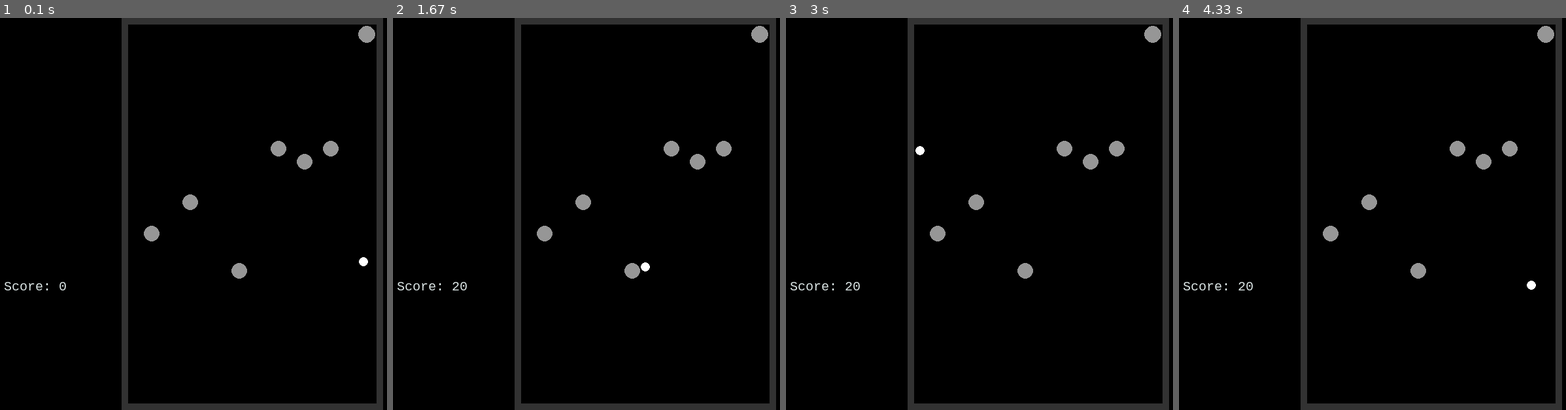
Above: before the commit, frames 1-4 (left to right).
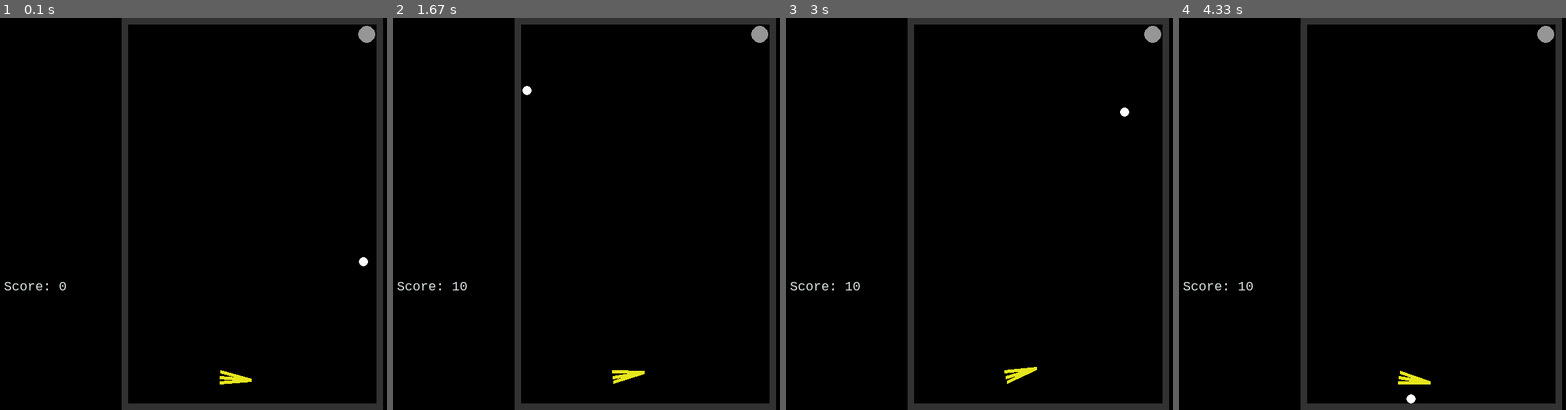
Above: after the commit, the same moments.

Repository: CamBFunny/quail
Game: pygame game, started from games/pynball.py
Same seed, same stepped clock (60 frames per second), same inputs: the game is played once before the commit and once after it.
Inputs:
- Up to frame 1 (0.1 s): no input
- Up to frame 2 (1.67 s): no input
- Up to frame 3 (3 s): no input
- Up to frame 4 (4.33 s): no input

The runs differ from the first frame. In frame 1, 0.9% of the frame differs, in the area x 37-88%, y 31-94%; in frame 2, 1.0%; in frame 3, 1.0%; in frame 4, 1.0%, in the area x 15-93%, y 31-99%.

Commit message:
Update pynball.py

Diff:
--- a/games/pynball.py
+++ b/games/pynball.py
@@ -54,10 +54,9 @@
         self.pos = [self.pos[0] + self.speed[0], self.pos[1] + self.speed[1]]
 
 class Flipper():
-    def __init__(self, pos, color, size):
-        self.pos = pos
-        self.color = color
-        self.size = size
+    def __init__(self, pos, color):
+        self.pos = pos
+        self.color = color
 
 class Slingshot():
     def __init__(self, pos, color, size):
@@ -84,14 +83,14 @@
 bumpers = [Bumper([575, 25], (150, 150, 150), 13),]
 
 cluster = [480, 200]
-bumpers.append(Bumper([cluster[0] + 40, cluster[1]], (150, 150, 150), 12))
-bumpers.append(Bumper([cluster[0], cluster[1] + 20], (150, 150, 150), 12))
-bumpers.append(Bumper([cluster[0] - 40, cluster[1]], (150, 150, 150), 12))
+#bumpers.append(Bumper([cluster[0] + 40, cluster[1]], (150, 150, 150), 12))
+#bumpers.append(Bumper([cluster[0], cluster[1] + 20], (150, 150, 150), 12))
+#bumpers.append(Bumper([cluster[0] - 40, cluster[1]], (150, 150, 150), 12))
 
 for p in range(random.choice(range(3, 5))):
     x = random.choice(range(edges[0]+20, edges[1]-40))
     y = random.choice(range(150, 400))
-    bumpers.append(Bumper([x, y],(150, 150, 150), 12))
+    # bumpers.append(Bumper([x, y],(150, 150, 150), 12))
 
 debug = False
 if debug:
@@ -102,6 +101,9 @@
 hitstop = 1
 hitstop_limit = 0.03
 
+flippers = Flipper((resolution[0]/2 - 50, resolution[1] - 50), (230, 230, 30))
+spin = 0
+spin_sign = 1
 while running:  # Game Loop
     for event in pygame.event.get():
         if pygame.key.get_pressed()[K_ESCAPE]:
@@ -128,6 +130,25 @@
     pygame.draw.rect(screen, [50, 50, 50], [resolution[0]/2 - size[0]/2, 0, size[0], size[1]], border)
     buff = ball.size + border
 
+    limit = 25 * 3.14/180
+    if spin > limit:
+        spin_sign = -1
+    elif spin < -limit:
+        spin_sign = 1
+    spin += spin_sign * 2*dt
+    length = ball.size * 7
+    flipx = flippers.pos[0] + length * math.cos(spin)
+    flipy = flippers.pos[1] + length * math.sin(spin)
+
+    pygame.draw.line(screen, flippers.color, flippers.pos, (flipx, flipy), 5)
+    angle = spin + 90*360/3.14
+    offset = length/6
+    zoid = [flippers.pos[0] + offset * math.cos(angle), flippers.pos[1] + offset * math.sin(angle)]
+    angle = spin - 90*360/3.14
+    floyd = [flippers.pos[0] + offset * math.cos(angle), flippers.pos[1] + offset * math.sin(angle)]
+    pygame.draw.line(screen, flippers.color, (zoid[0], zoid[1]), (flipx, flipy), 5)
+    pygame.draw.line(screen, flippers.color, (floyd[0], floyd[1]), (flipx, flipy), 5)
+
     if hitstop > hitstop_limit:
         if abs(ball.speed[1]) >= 2 or ball.pos[1] <= resolution[1] - buff:
             ball.fall(dt)
@@ -137,7 +158,6 @@
 
         if ball.pos[1] > resolution[1] - buff:
             ball.pos[1] = resolution[1] - buff
-
 
         # Walls
         if ball.pos[1] >= resolution[1] - buff and ball.speed[1] > 0:
